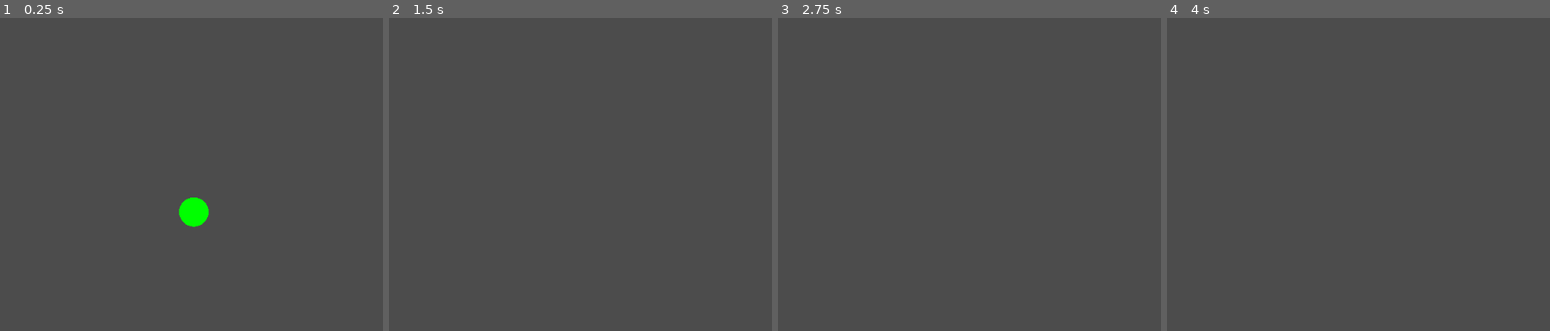
Above: before the commit, frames 1-4 (left to right).
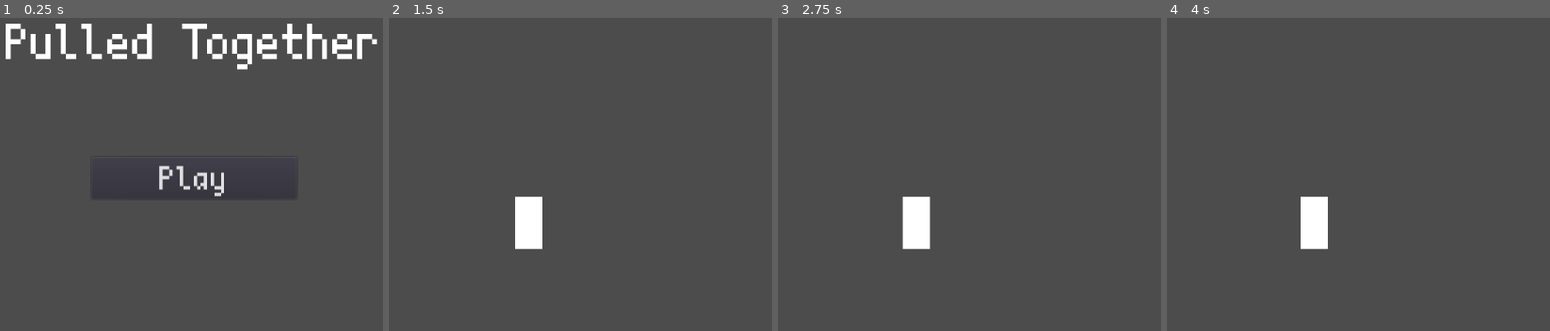
Above: after the commit, the same moments.

Repository: ShadowFungi/Pulled-Together
Game: Godot game, scene res://Scenes/Menus/MainMenu.tscn
The game is run twice, just before and just after one commit, with the same random seed, the same clock (stepped at 60 frames per second) and the same inputs. Before the commit the project starts from res://scripts/player.tscn.
Inputs (mouse positions are in pixels of both pictures, inside the frame that each line leads up to):
- Up to frame 1 (0.25 s): no input
- Up to frame 2 (1.5 s): click (584, 177) at 0.5 s, where only the run after the commit has a clickable "Play"; tap Enter at 1.25 s; hold D (move_right) from 1.28 s (still down)
- Up to frame 3 (2.75 s): release D (move_right) at 2.03 s; hold A (move_left) from 2.03 s (still down)
- Up to frame 4 (4 s): release A (move_left) at 2.78 s; hold D (move_right) from 2.78 s (still down)

The runs differ from the first frame. In frame 1, 4.9% of the frame differs, in the area x 1-99%, y 1-67%; in frame 2, 1.2%; in frame 3, 1.2%; in frame 4, 1.2%.
Error before the commit: Invalid set index 'position' (on base: 'null instance') with value of type 'Vector2'. (res://scripts/player.gd:8)

Commit message:
added menu and other changes
added menu, start of debug level, and changed player slightly

Diff:
--- /dev/null
+++ b/Assets/Fonts/Scientifica.tres
@@ -0,0 +1,7 @@
+[gd_resource type="DynamicFont" load_steps=2 format=2]
+
+[ext_resource path="res://Assets/Fonts/scientifica.ttf" type="DynamicFontData" id=1]
+
+[resource]
+size = 75
+font_data = ExtResource( 1 )
--- /dev/null
+++ b/Scenes/Levels/Debug.tscn
@@ -0,0 +1,17 @@
+[gd_scene load_steps=3 format=2]
+
+[ext_resource path="res://Scenes/Player/player.tscn" type="PackedScene" id=1]
+
+[sub_resource type="RectangleShape2D" id=1]
+extents = Vector2( 236, 20.5 )
+
+[node name="Node2D" type="Node2D"]
+
+[node name="StaticBody2D" type="StaticBody2D" parent="."]
+
+[node name="CollisionShape2D" type="CollisionShape2D" parent="StaticBody2D"]
+position = Vector2( 473, 419 )
+shape = SubResource( 1 )
+
+[node name="KinematicBody2D" parent="." instance=ExtResource( 1 )]
+position = Vector2( 436, 289 )
--- /dev/null
+++ b/Scenes/Menus/MainMenu.tscn
@@ -0,0 +1,42 @@
+[gd_scene load_steps=5 format=2]
+
+[ext_resource path="res://Assets/Fonts/scientifica.ttf" type="DynamicFontData" id=1]
+[ext_resource path="res://Scripts/MainMenu.gd" type="Script" id=2]
+[ext_resource path="res://Assets/Fonts/Scientifica.tres" type="DynamicFont" id=3]
+
+[sub_resource type="DynamicFont" id=1]
+size = 50
+font_data = ExtResource( 1 )
+
+[node name="Control" type="Control"]
+anchor_right = 1.0
+anchor_bottom = 1.0
+script = ExtResource( 2 )
+__meta__ = {
+"_edit_lock_": true,
+"_edit_use_anchors_": false
+}
+
+[node name="Label" type="Label" parent="."]
+anchor_left = 0.25
+anchor_top = 0.126667
+anchor_right = 0.75
+anchor_bottom = 0.253333
+custom_fonts/font = ExtResource( 3 )
+text = "Pulled Together"
+__meta__ = {
+"_edit_use_anchors_": true
+}
+
+[node name="Start" type="Button" parent="."]
+anchor_left = 0.36377
+anchor_top = 0.4525
+anchor_right = 0.63623
+anchor_bottom = 0.5475
+custom_fonts/font = SubResource( 1 )
+text = "Play"
+__meta__ = {
+"_edit_use_anchors_": true
+}
+
+[connection signal="pressed" from="Start" to="." method="_on_Start_pressed"]
--- /dev/null
+++ b/Scenes/Player/player.tscn
@@ -0,0 +1,22 @@
+[gd_scene load_steps=3 format=2]
+
+[ext_resource path="res://Scripts/player.gd" type="Script" id=1]
+
+[sub_resource type="CapsuleShape2D" id=1]
+radius = 19.0
+height = 34.0
+
+[node name="KinematicBody2D" type="KinematicBody2D"]
+script = ExtResource( 1 )
+
+[node name="ColorRect" type="ColorRect" parent="."]
+margin_left = -18.0
+margin_top = -36.0
+margin_right = 19.0
+margin_bottom = 35.0
+__meta__ = {
+"_edit_use_anchors_": false
+}
+
+[node name="CollisionShape2D" type="CollisionShape2D" parent="."]
+shape = SubResource( 1 )
--- /dev/null
+++ b/Scripts/MainMenu.gd
@@ -0,0 +1,7 @@
+extends Control
+
+
+
+
+func _on_Start_pressed():
+	get_tree().change_scene("res://Scenes/Levels/Debug.tscn")
--- a/scripts/player.gd
+++ b/Scripts/player.gd
@@ -1,11 +1,5 @@
 extends KinematicBody2D
 
-func _ready():
-	_draw()
-
-func _draw():
-	draw_circle(Vector2(512, 300), 20, Color.green)
-	get_node("TestBase").position = Vector2(510, 200)
 
 var _velocity := Vector2.ZERO
 
--- a/project.godot
+++ b/project.godot
@@ -11,7 +11,7 @@
 [application]
 
 config/name="Pulled together"
-run/main_scene="res://scripts/player.tscn"
+run/main_scene="res://Scenes/Menus/MainMenu.tscn"
 config/icon="res://icon.png"
 
 [input]
--- a/scripts/player.tscn
+++ /dev/null
@@ -1,12 +0,0 @@
-[gd_scene load_steps=3 format=2]
-
-[ext_resource path="res://scripts/player.gd" type="Script" id=1]
-
-[sub_resource type="CircleShape2D" id=1]
-radius = 24.2074
-
-[node name="KinematicBody2D" type="KinematicBody2D"]
-script = ExtResource( 1 )
-
-[node name="CollisionShape2D" type="CollisionShape2D" parent="."]
-shape = SubResource( 1 )
Not shown, added: .mono/metadata/ide_messaging_meta.txt
Binary file added: Assets/Fonts/scientifica.ttf
